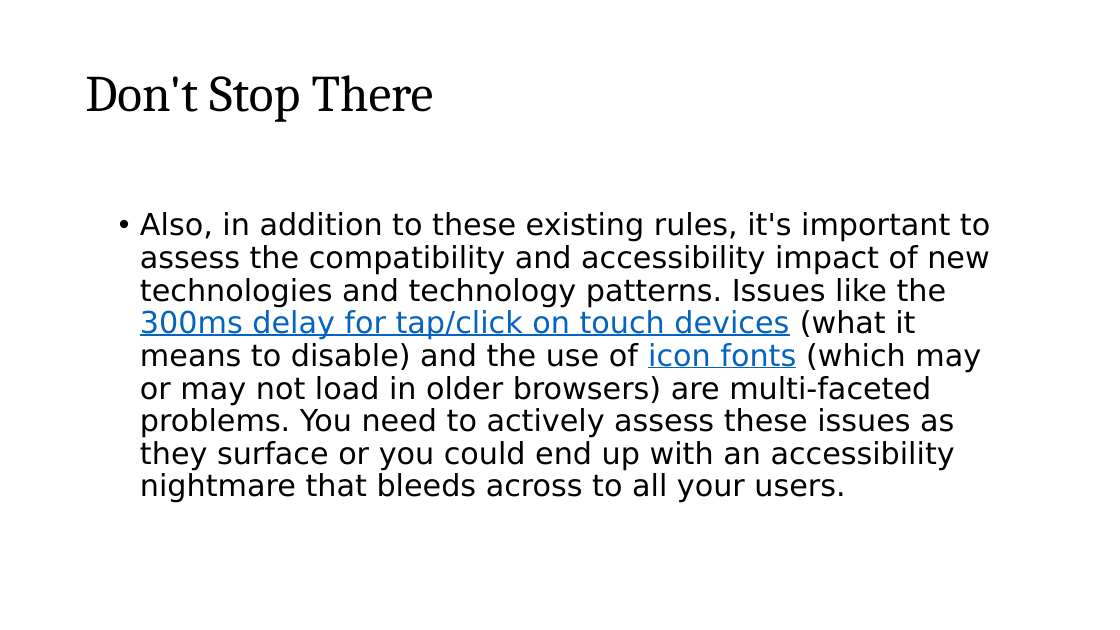
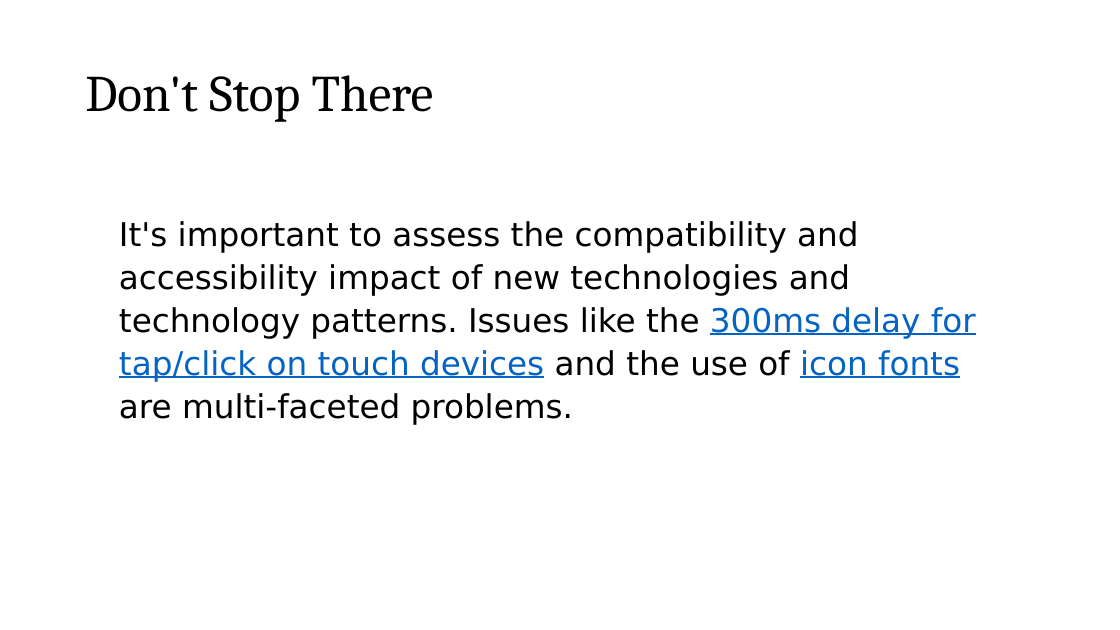
Before and after one commit to roblarsen/rob-larsen-presentations, a slide deck: slide 35 of wild-world-web.pptx (slide 46 before the commit). Drawn at 1120x630 pixels with LibreOffice and Linux fonts; fonts in the diff are those of the drawing; background and template pictures are left out. Boxes give left, top, right and bottom in pixels: in the first picture for what was removed or moved away, otherwise in the second. Text is boxed around its words. In the diff, an @@ line names an element or a change of style, - is before the commit and + after.

Commit message:
I could call this done.

```diff
--- a/wild-world-web.pptx
+++ b/wild-world-web.pptx
@@ text at box(119, 221, 976, 425): text changed; size 25.9 to 28 pt @@
-• Also, in addition to these existing rules, it's important to assess the compatibility and accessibility impact of new technologies and technology patterns. Issues like the 300ms delay for tap/click on touch devices (what it means to disable) and the use of icon fonts (which may or may not load in older browsers) are multi-faceted problems. You need to actively assess these issues as they surface or you could end up with an accessibility nightmare that bleeds across to all your users.
+It's important to assess the compatibility and accessibility impact of new technologies and technology patterns. Issues like the 300ms delay for tap/click on touch devices and the use of icon fonts are multi-faceted problems.
```
Also in this commit, not shown: 28 other slides changed, 7 slides added, 17 slides removed.
